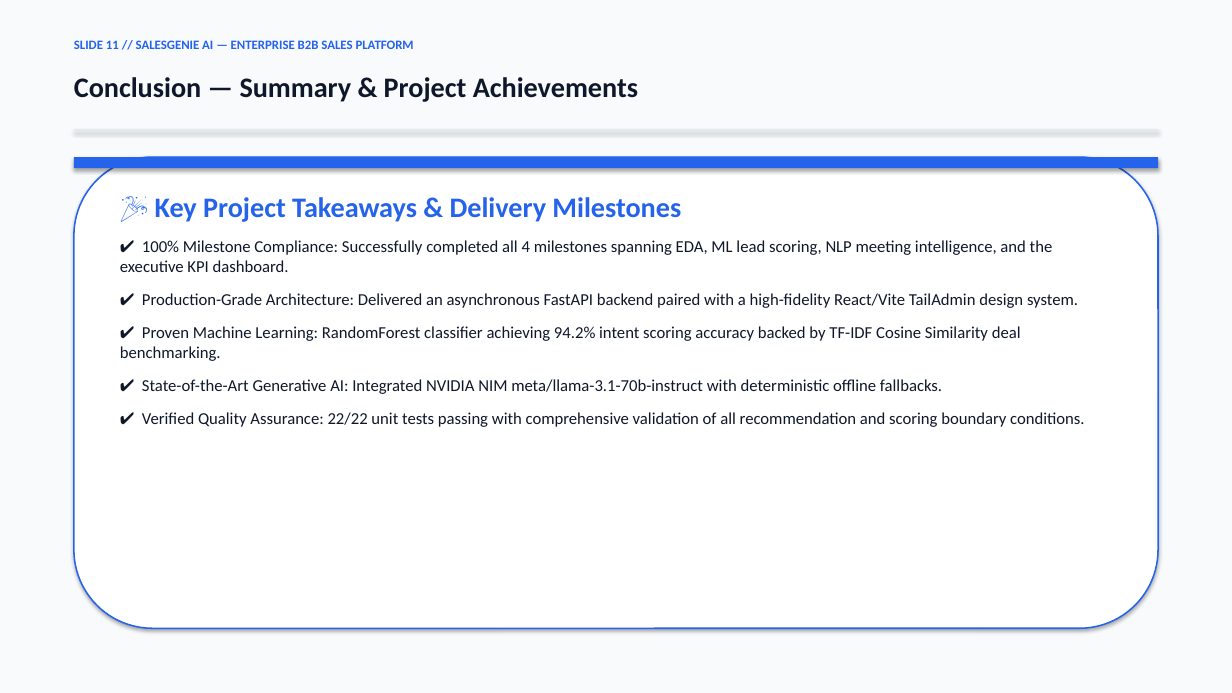
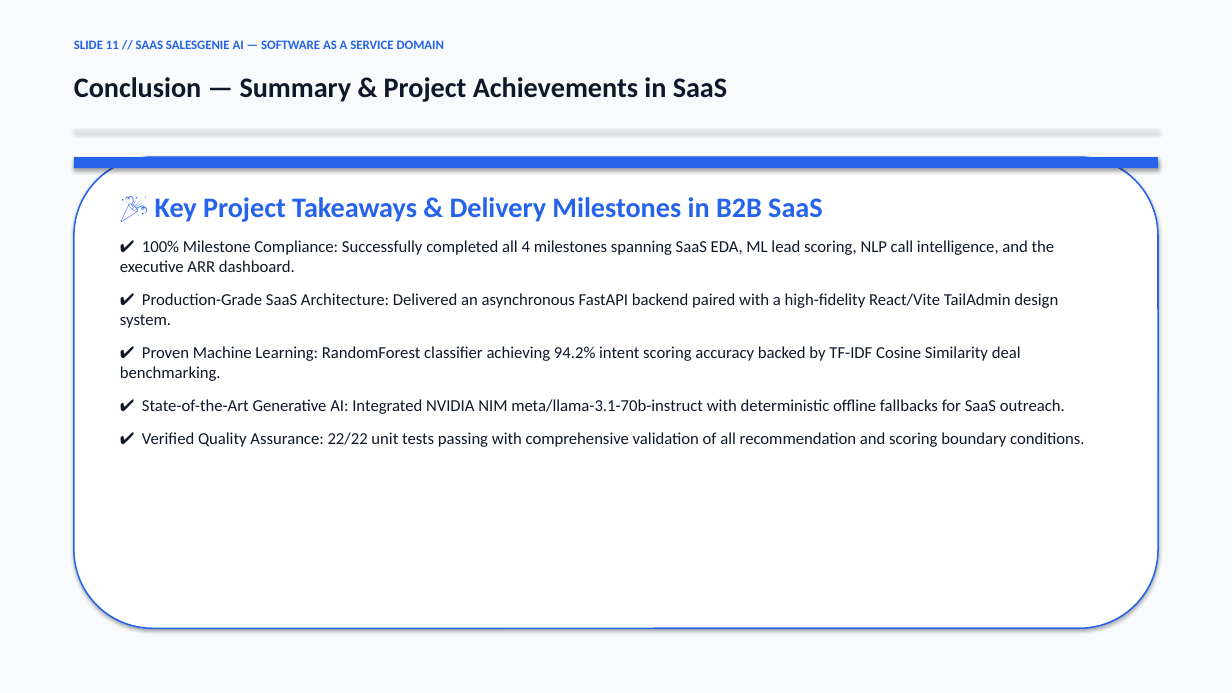
Before and after one commit to shubh152205/SaaS-SalesGenieAI, a slide deck: slide 11 of SalesGenie_AI_Final_Presentation.pptx. Drawn at 1232x693 pixels with LibreOffice and Linux fonts; fonts in the diff are those of the drawing. Boxes give left, top, right and bottom in pixels: in the first picture for what was removed or moved away, otherwise in the second. Text is boxed around its words. In the diff, an @@ line names an element or a change of style, - is before the commit and + after.

Commit message:
feat(saas-domain): specialize all presentation slides, PPT generator, and documentation explicitly for the B2B SaaS (Software as a Service) domain

```diff
--- a/SalesGenie_AI_Final_Presentation.pptx
+++ b/SalesGenie_AI_Final_Presentation.pptx
@@ text at (74, 40, 444, 49): text changed @@
-SLIDE 11 // SALESGENIE AI — ENTERPRISE B2B SALES PLATFORM
+SLIDE 11 // SAAS SALESGENIE AI — SOFTWARE AS A SERVICE DOMAIN
@@ text at (74, 77, 727, 102): text changed @@
-Conclusion — Summary & Project Achievements
+Conclusion — Summary & Project Achievements in SaaS
@@ text at (120, 197, 1058, 328): text changed @@
-🎉 Key Project Takeaways & Delivery Milestones
-✔ 100% Milestone Compliance: Successfully completed all 4 milestones spanning EDA, ML lead scoring, NLP meeting intelligence, and the executive KPI dashboard.
-✔ Production-Grade Architecture: Delivered an asynchronous FastAPI backend paired with a high-fidelity React/Vite TailAdmin design system.
+🎉 Key Project Takeaways & Delivery Milestones in B2B SaaS
+✔ 100% Milestone Compliance: Successfully completed all 4 milestones spanning SaaS EDA, ML lead scoring, NLP call intelligence, and the executive ARR dashboard.
+✔ Production-Grade SaaS Architecture: Delivered an asynchronous FastAPI backend paired with a high-fidelity React/Vite TailAdmin design system.
@@ text at (142, 399, 1065, 414): text changed @@
-✔ State-of-the-Art Generative AI: Integrated NVIDIA NIM meta/llama-3.1-70b-instruct with deterministic offline fallbacks.
+✔ State-of-the-Art Generative AI: Integrated NVIDIA NIM meta/llama-3.1-70b-instruct with deterministic offline fallbacks for SaaS outreach.
```
Also in this commit, not shown: 11 other slides changed, 4 other files.
